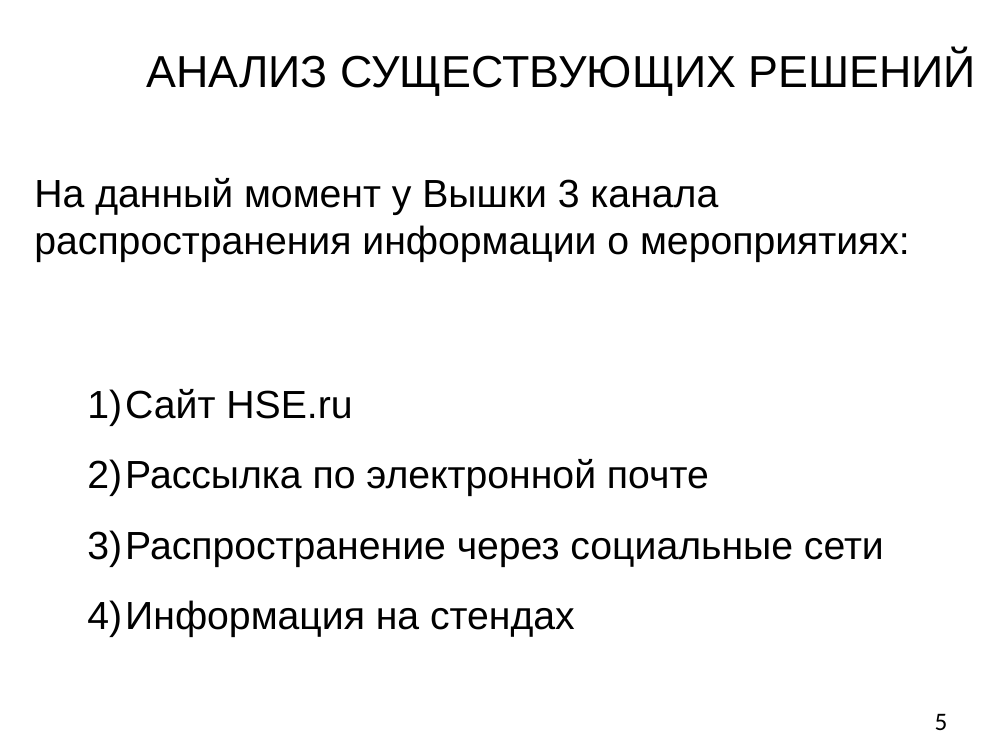
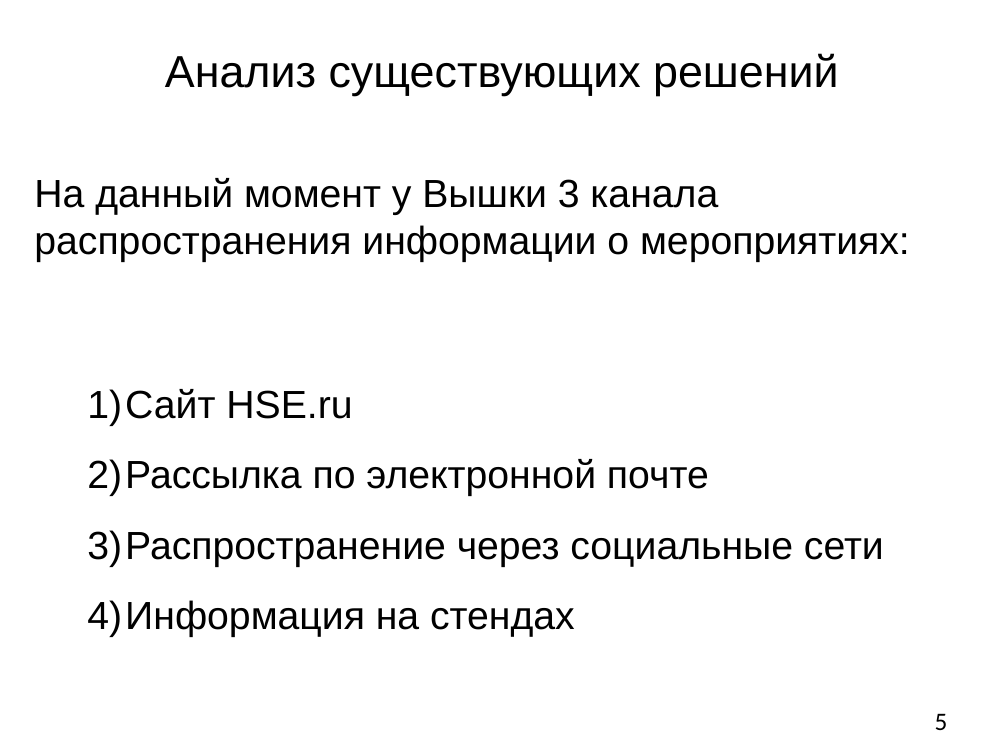
Before and after one commit to M2000h/HSE-APP, a slide deck: slide 5 of Презентация.pptx. Drawn at 1008x756 pixels with LibreOffice and Linux fonts; fonts in the diff are those of the drawing; background and template pictures are left out. Boxes give left, top, right and bottom in pixels: in the first picture for what was removed or moved away, otherwise in the second. Text is boxed around its words. In the diff, an @@ line names an element or a change of style, - is before the commit and + after.

```diff
--- a/Презентация.pptx
+++ b/Презентация.pptx
@@ text at (165,53,838,96): text changed @@
-АНАЛИЗ СУЩЕСТВУЮЩИХ РЕШЕНИЙ
+Анализ существующих решений
```
Also in this commit, not shown: 8 other slides changed, 1 slide added, 3 slides removed.
